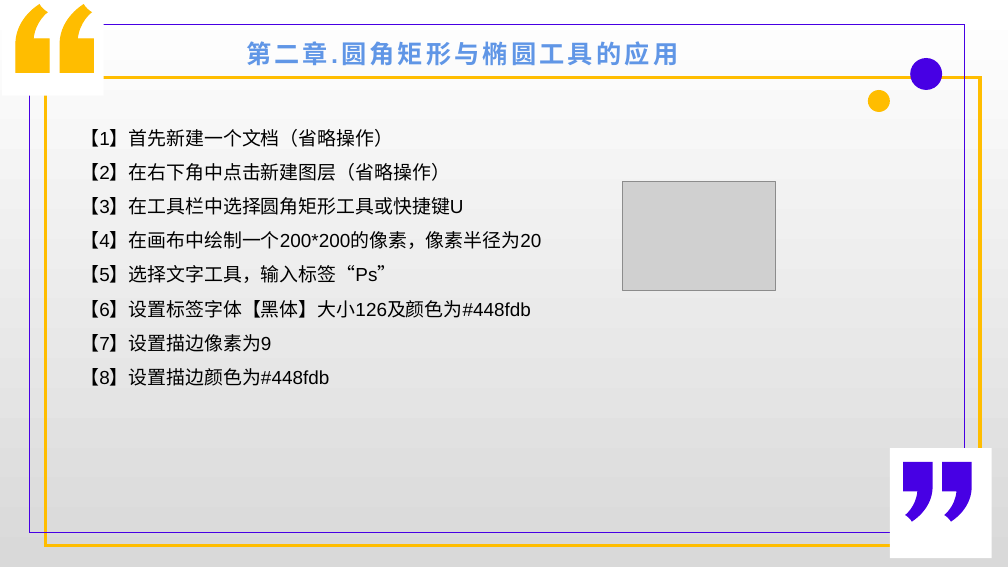
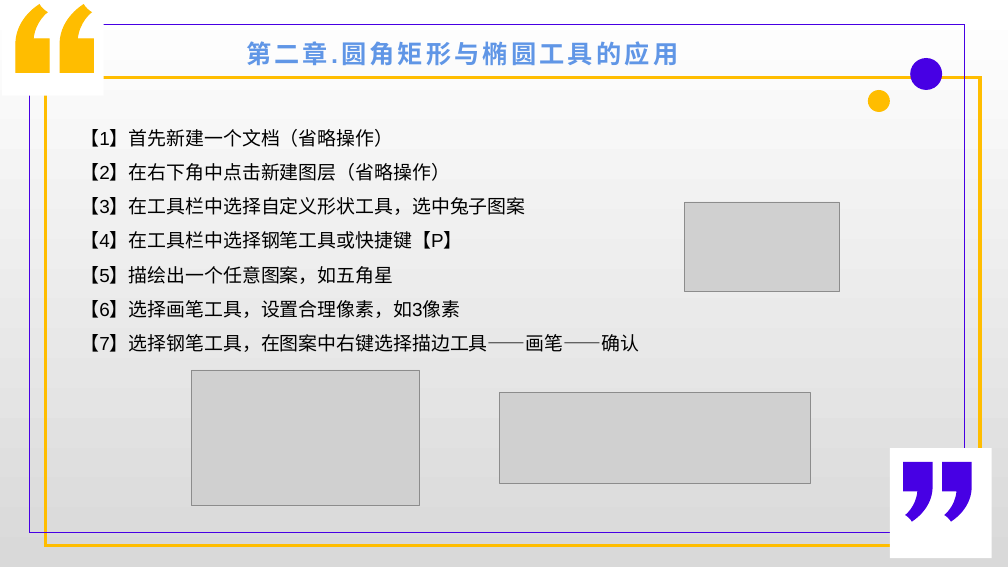
Before and after one commit to cckmit/typora-note, a slide deck: slide 9 of 计算机基础知识/ps/Photoshop第6章.pptx (slide 11 before the commit). Drawn at 1008x567 pixels with LibreOffice and Linux fonts; fonts in the diff are those of the drawing; grey boxes stand for pictures. Boxes give left, top, right and bottom in pixels: in the first picture for what was removed or moved away, otherwise in the second. Text is boxed around its words. In the diff, an @@ line names an element or a change of style, - is before the commit and + after.

```diff
--- a/计算机基础知识/ps/Photoshop第6章.pptx
+++ b/计算机基础知识/ps/Photoshop第6章.pptx
@@ text at [80,197,639,352]: text changed @@
-【3】在工具栏中选择圆角矩形工具或快捷键U
-【4】在画布中绘制一个200*200的像素，像素半径为20
-【5】选择文字工具，输入标签“Ps”
-【6】设置标签字体【黑体】大小126及颜色为#448fdb
-【7】设置描边像素为9
-【8】设置描边颜色为#448fdb
+【3】在工具栏中选择自定义形状工具，选中兔子图案
+【4】在工具栏中选择钢笔工具或快捷键【P】
+【5】描绘出一个任意图案，如五角星
+【6】选择画笔工具，设置合理像素，如3像素
+【7】选择钢笔工具，在图案中右键选择描边工具——画笔——确认
@@ picture removed at [622,181,776,291] @@
@@ picture added at [685,202,839,292] @@
@@ picture added at [192,370,420,505] @@
@@ picture added at [500,392,810,483] @@
```
Also in this commit, not shown: 9 other slides changed, 1 slide added, 2 slides removed, 4 other files.
